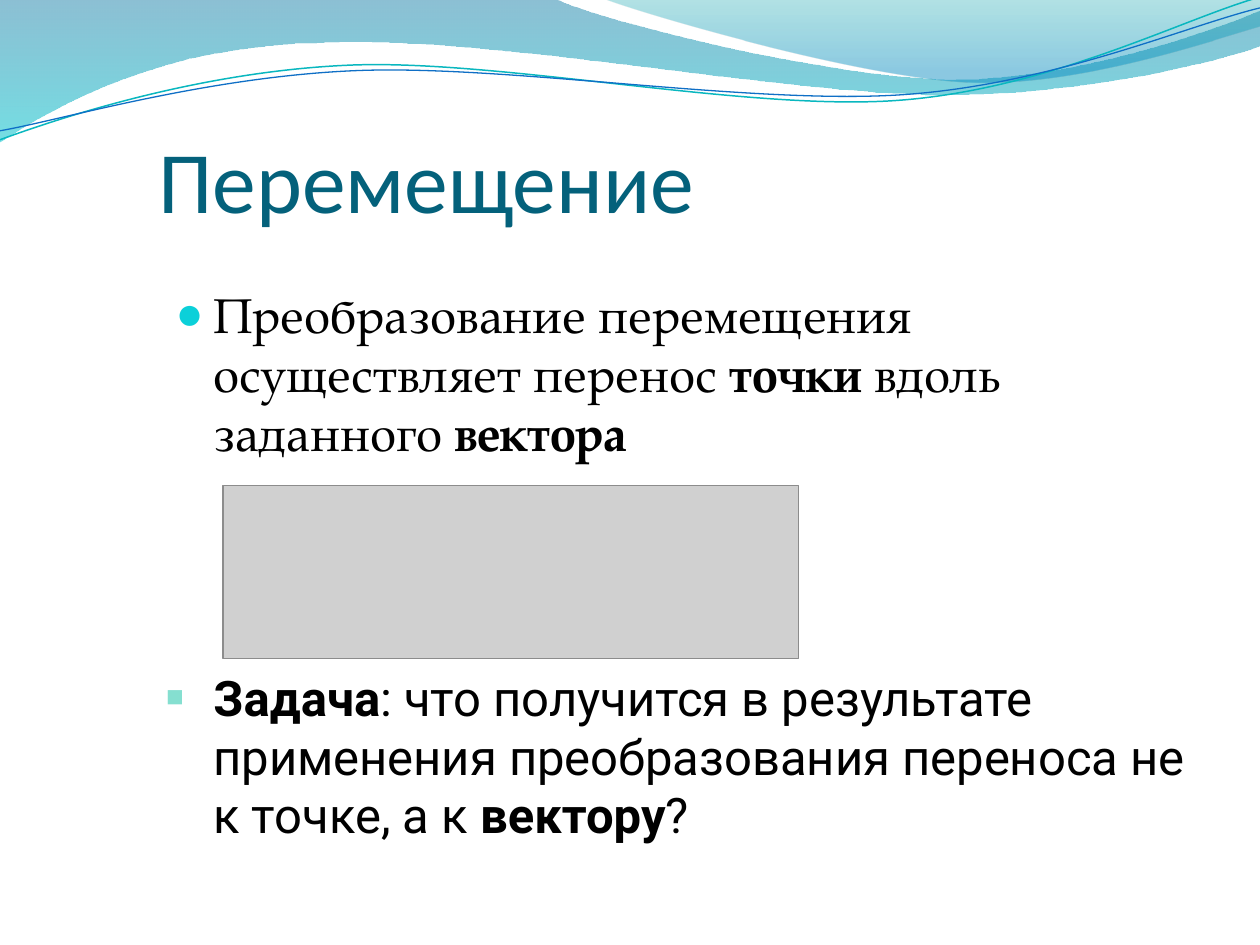
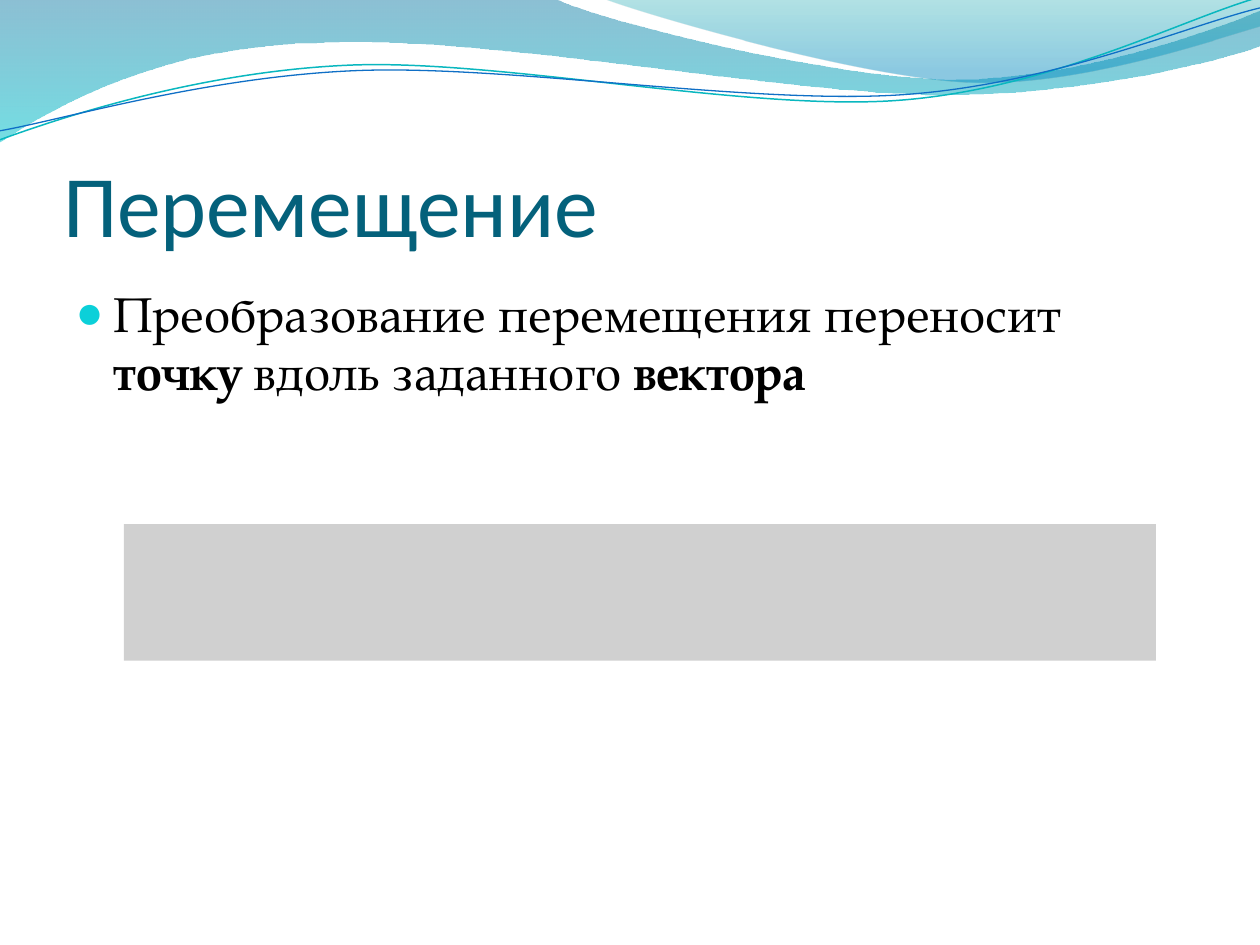
Before and after one commit to alexey-malov/cg-course, a slide deck: slide 74 of lectures/03 - Векторный анализ, трансформации и матрицы.pptx (slide 73 before the commit). Drawn at 1260x945 pixels with LibreOffice and Linux fonts; fonts in the diff are those of the drawing; grey boxes stand for pictures; background and template pictures are left out. Boxes give left, top, right and bottom in pixels: in the first picture for what was removed or moved away, otherwise in the second. Text is boxed around its words. In the diff, an @@ line names an element or a change of style, - is before the commit and + after.

```diff
--- a/lectures/03 - Векторный анализ, трансформации и матрицы.pptx
+++ b/lectures/03 - Векторный анализ, трансформации и матрицы.pptx
@@ title "Перемещение": place and size @@
-title "Перемещение" at (159, 157, 694, 228)
+title "Перемещение" at (63, 181, 598, 252)
@@ text at (113, 298, 1061, 404): text changed @@
-● Преобразование перемещения осуществляет перенос точки вдоль заданного вектора
+● Преобразование перемещения переносит точку вдоль заданного вектора
@@ picture removed at (223, 486, 799, 659) @@
@@ picture added at (123, 524, 1155, 660) @@
@@ text removed at (213, 680, 1184, 844) @@
-■ Задача: что получится в результате применения преобразования переноса не к точке, а к вектору?
```
Also in this commit, not shown: 31 other slides changed, 5 slides added, 1 slide removed.
